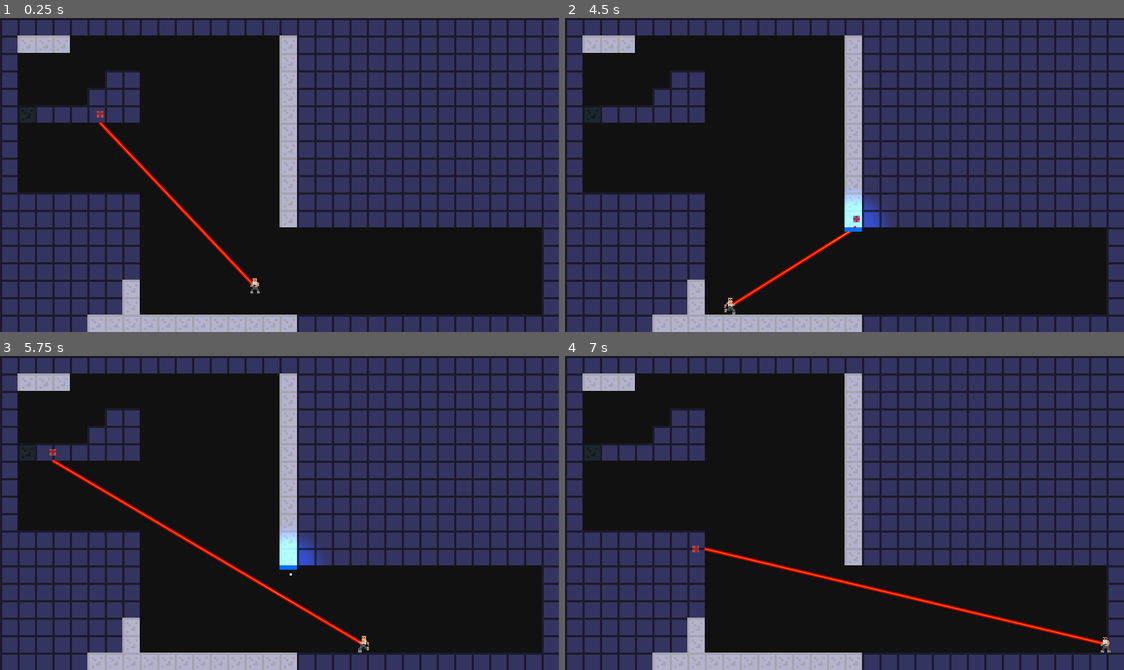
Above: before the commit, frames 1-4 (two rows, left to right).
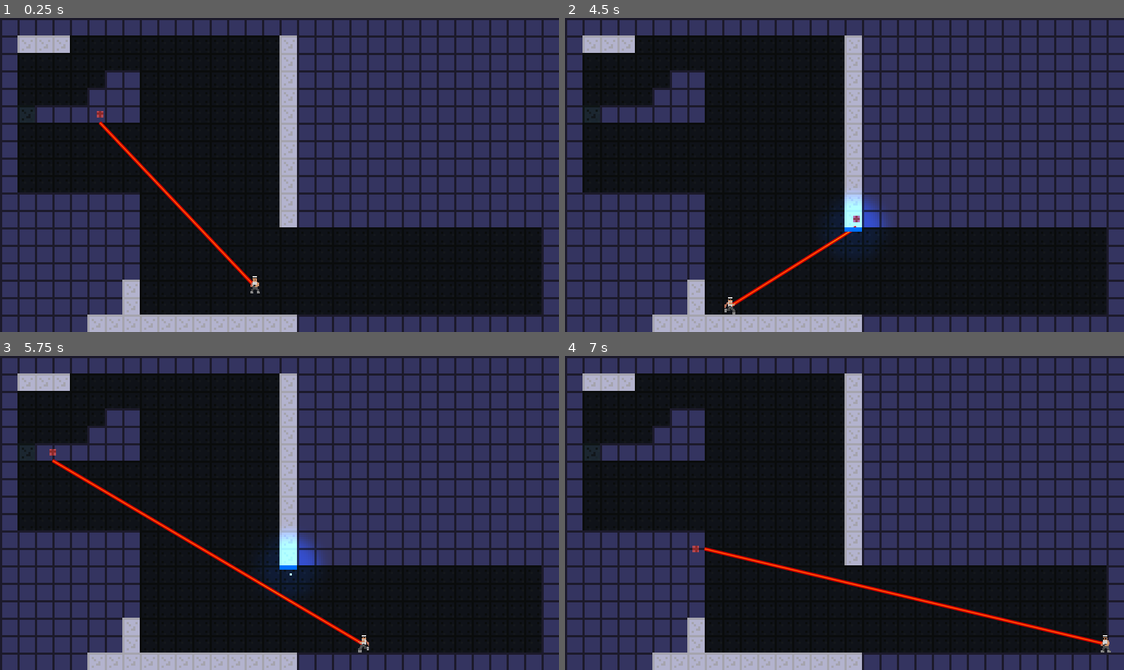
Above: after the commit, the same moments.

Repository: badsadcode/Portal_like_2D
Game: Godot game, scene res://World.tscn
Same seed, same stepped clock (60 frames per second), same inputs: the game is played once before the commit and once after it.
Inputs (mouse positions are in pixels of both pictures, inside the frame that each line leads up to):
- Up to frame 1 (0.25 s): no input
- Up to frame 2 (4.5 s): move the mouse to (816, 237) at 0.52 s; hold D (right) 0.53-2.03 s; click (816, 237) at 0.6 s; tap Space (jump) at 0.77, 1.52, 3.02, 3.77 s; move the mouse to (1012, 222) at 1.27 s; tap Middle mouse button (m_mouse) at 1.35, 3.6 s; move the mouse to (676, 127) at 2.02 s; hold A (left) 2.03-4.28 s; right-click (676, 127) at 2.1 s; move the mouse to (872, 175) at 2.77 s; click (872, 175) at 2.85 s; move the mouse to (760, 96) at 3.52 s; move the mouse to (967, 159) at 4.27 s; hold D (right) from 4.28 s (still down); right-click (967, 159) at 4.35 s
- Up to frame 3 (5.75 s): keep holding D (right); tap Space (jump) at 4.52 s; move the mouse to (167, 528) at 5.02 s; click (167, 528) at 5.1 s
- Up to frame 4 (7 s): keep holding D (right); move the mouse to (900, 443) at 5.77 s; tap Middle mouse button (m_mouse) at 5.85 s; tap Space (jump) at 6.02, 6.77 s; move the mouse to (816, 575) at 6.52 s; right-click (816, 575) at 6.6 s

The runs differ from the first frame. In frame 1, less than 0.1% of the frame differs, in the area x 45-46%, y 82-83%; in frame 2, 0.6%; in frame 3, 0.7%, in the area x 46-66%, y 57-90%; in frame 4, less than 0.1%.

Commit message:
add hat
Added hat for the player with basic color setup. No hat model choosing for now

Diff:
--- a/CharacterCustomization.gd
+++ b/CharacterCustomization.gd
@@ -55,6 +55,7 @@
 	das_model_legs.set_modulate(COLORS[legs_color_index])
 	Playervars.player_torso_color = COLORS[torso_color_index]
 	Playervars.player_legs_color = COLORS[legs_color_index]
+	Playervars.player_hat_color = COLORS[hat_color_index]
 
 
 
--- a/CharacterCustomization.tscn
+++ b/CharacterCustomization.tscn
@@ -1,6 +1,7 @@
-[gd_scene load_steps=4 format=2]
+[gd_scene load_steps=5 format=2]
 
 [ext_resource path="res://assets/player_sprites/char_body.tscn" type="PackedScene" id=1]
+[ext_resource path="res://assets/fonts/label_font.tres" type="DynamicFont" id=2]
 [ext_resource path="res://assets/fonts/THEME_CharacterCustomization.tres" type="Theme" id=3]
 [ext_resource path="res://CharacterCustomization.gd" type="Script" id=4]
 
@@ -23,26 +24,77 @@
 "_edit_use_anchors_": false
 }
 
-[node name="Hat" type="VBoxContainer" parent="VBoxContainer"]
-margin_right = 96.0
-margin_bottom = 38.0
-
-[node name="Label" type="Label" parent="VBoxContainer/Hat"]
-margin_right = 96.0
-margin_bottom = 16.0
-text = "HAT"
-align = 1
-
-[node name="HBoxContainer" type="HBoxContainer" parent="VBoxContainer/Hat"]
-margin_top = 20.0
-margin_right = 96.0
-margin_bottom = 38.0
+[node name="Hat2" type="VBoxContainer" parent="VBoxContainer"]
+margin_right = 96.0
+margin_bottom = 28.0
+custom_constants/separation = -1
+
+[node name="Label" type="Label" parent="VBoxContainer/Hat2"]
+margin_right = 96.0
+margin_bottom = 11.0
+custom_fonts/font = ExtResource( 2 )
+text = "HAT MODEL"
+align = 1
+
+[node name="HBoxContainer" type="HBoxContainer" parent="VBoxContainer/Hat2"]
+margin_top = 10.0
+margin_right = 96.0
+margin_bottom = 28.0
 size_flags_horizontal = 3
 size_flags_vertical = 3
 __meta__ = {
 "_edit_use_anchors_": false
 }
 
+[node name="hat_decrease_button" type="Button" parent="VBoxContainer/Hat2/HBoxContainer"]
+margin_right = 12.0
+margin_bottom = 18.0
+rect_min_size = Vector2( 12, 0 )
+size_flags_horizontal = 0
+size_flags_vertical = 0
+text = "<"
+
+[node name="Button2" type="Button" parent="VBoxContainer/Hat2/HBoxContainer"]
+margin_left = 16.0
+margin_right = 80.0
+margin_bottom = 18.0
+rect_min_size = Vector2( 64, 0 )
+size_flags_horizontal = 0
+size_flags_vertical = 0
+disabled = true
+
+[node name="hat_increase_button" type="Button" parent="VBoxContainer/Hat2/HBoxContainer"]
+margin_left = 84.0
+margin_right = 96.0
+margin_bottom = 18.0
+rect_min_size = Vector2( 12, 0 )
+size_flags_horizontal = 0
+size_flags_vertical = 0
+text = ">"
+
+[node name="Hat" type="VBoxContainer" parent="VBoxContainer"]
+margin_top = 32.0
+margin_right = 96.0
+margin_bottom = 60.0
+custom_constants/separation = -1
+
+[node name="Label" type="Label" parent="VBoxContainer/Hat"]
+margin_right = 96.0
+margin_bottom = 11.0
+custom_fonts/font = ExtResource( 2 )
+text = "HAT"
+align = 1
+
+[node name="HBoxContainer" type="HBoxContainer" parent="VBoxContainer/Hat"]
+margin_top = 10.0
+margin_right = 96.0
+margin_bottom = 28.0
+size_flags_horizontal = 3
+size_flags_vertical = 3
+__meta__ = {
+"_edit_use_anchors_": false
+}
+
 [node name="hat_decrease_button" type="Button" parent="VBoxContainer/Hat/HBoxContainer"]
 margin_right = 12.0
 margin_bottom = 18.0
@@ -64,20 +116,22 @@
 text = ">"
 
 [node name="Torso" type="VBoxContainer" parent="VBoxContainer"]
-margin_top = 42.0
-margin_right = 96.0
-margin_bottom = 80.0
+margin_top = 64.0
+margin_right = 96.0
+margin_bottom = 92.0
+custom_constants/separation = -1
 
 [node name="Label" type="Label" parent="VBoxContainer/Torso"]
 margin_right = 96.0
-margin_bottom = 16.0
+margin_bottom = 11.0
+custom_fonts/font = ExtResource( 2 )
 text = "TORSO"
 align = 1
 
 [node name="HBoxContainer" type="HBoxContainer" parent="VBoxContainer/Torso"]
-margin_top = 20.0
-margin_right = 96.0
-margin_bottom = 38.0
+margin_top = 10.0
+margin_right = 96.0
+margin_bottom = 28.0
 __meta__ = {
 "_edit_use_anchors_": false
 }
@@ -103,20 +157,22 @@
 text = ">"
 
 [node name="Pants" type="VBoxContainer" parent="VBoxContainer"]
-margin_top = 84.0
-margin_right = 96.0
-margin_bottom = 122.0
+margin_top = 96.0
+margin_right = 96.0
+margin_bottom = 124.0
+custom_constants/separation = -1
 
 [node name="Label" type="Label" parent="VBoxContainer/Pants"]
 margin_right = 96.0
-margin_bottom = 16.0
+margin_bottom = 11.0
+custom_fonts/font = ExtResource( 2 )
 text = "PANTS"
 align = 1
 
 [node name="HBoxContainer" type="HBoxContainer" parent="VBoxContainer/Pants"]
-margin_top = 20.0
-margin_right = 96.0
-margin_bottom = 38.0
+margin_top = 10.0
+margin_right = 96.0
+margin_bottom = 28.0
 __meta__ = {
 "_edit_use_anchors_": false
 }
@@ -146,6 +202,8 @@
 rotation = -3.14159
 scale = Vector2( 5, -5 )
 
+[connection signal="pressed" from="VBoxContainer/Hat2/HBoxContainer/hat_decrease_button" to="." method="_on_hat_decrease_button_pressed"]
+[connection signal="pressed" from="VBoxContainer/Hat2/HBoxContainer/hat_increase_button" to="." method="_on_hat_increase_button_pressed"]
 [connection signal="pressed" from="VBoxContainer/Hat/HBoxContainer/hat_decrease_button" to="." method="_on_hat_decrease_button_pressed"]
 [connection signal="pressed" from="VBoxContainer/Hat/HBoxContainer/hat_increase_button" to="." method="_on_hat_increase_button_pressed"]
 [connection signal="pressed" from="VBoxContainer/Torso/HBoxContainer/torso_decrease_button" to="." method="_on_torso_decrease_button_pressed"]
--- a/CustomizablePlayer.gd
+++ b/CustomizablePlayer.gd
@@ -30,6 +30,7 @@
 onready var body_head = $"Body/Head"
 onready var body_legs = $"Body/Legs"
 onready var body_arms = $"Body/Arms"
+onready var hat = $"Body/Hat"
 
 # let's not search for the raycast in _process(), for the same reason
 onready var raycast = $"RayCast2D"
@@ -42,17 +43,18 @@
 	set_colors()
 
 func set_sprite_direction():
-# TM 20210725 - optimized conditional statement
-	body_head.flip_h = position.x > get_viewport().get_mouse_position().x
-	body_torso.flip_h = position.x > get_viewport().get_mouse_position().x
-	body_arms.flip_h = position.x > get_viewport().get_mouse_position().x
-	body_legs.flip_h = position.x > get_viewport().get_mouse_position().x
+	if self.position.x < get_viewport().get_mouse_position().x:
+		$Body.scale.x  = 1
+	else:
+		$Body.scale.x  = -1
+#
 
 func set_colors():
 	body_torso.set_modulate(Playervars.player_torso_color)
 	body_head.set_modulate(Playervars.player_skin_color)
 	body_arms.set_modulate(Playervars.player_skin_color)
 	body_legs.set_modulate(Playervars.player_legs_color)
+	hat.set_modulate(Playervars.player_hat_color)
 
 func _process(delta):
 	set_colors()
--- a/CustomizablePlayer.tscn
+++ b/CustomizablePlayer.tscn
@@ -1,10 +1,11 @@
-[gd_scene load_steps=31 format=2]
+[gd_scene load_steps=32 format=2]
 
 [ext_resource path="res://assets/player_sprites/torso_animation.png" type="Texture" id=1]
 [ext_resource path="res://assets/player_sprites/legs_animation.png" type="Texture" id=2]
 [ext_resource path="res://assets/player_sprites/head_animation.png" type="Texture" id=3]
 [ext_resource path="res://assets/player_sprites/hands_animation.png" type="Texture" id=4]
 [ext_resource path="res://CustomizablePlayer.gd" type="Script" id=5]
+[ext_resource path="res://assets/player_sprites/hat_fedora.png" type="Texture" id=6]
 
 [sub_resource type="RectangleShape2D" id=1]
 extents = Vector2( 2, 3.5 )
@@ -174,6 +175,11 @@
 animation = "stand"
 playing = true
 
+[node name="Hat" type="Sprite" parent="Body"]
+position = Vector2( -0.503938, -3.64488 )
+scale = Vector2( 0.5, 0.5 )
+texture = ExtResource( 6 )
+
 [node name="RayCast2D" type="RayCast2D" parent="."]
 enabled = true
 
--- a/World.tscn
+++ b/World.tscn
@@ -6,6 +6,7 @@
 [ext_resource path="res://CharacterCustomization.tscn" type="PackedScene" id=4]
 [ext_resource path="res://World.gd" type="Script" id=5]
 [ext_resource path="res://CustomizablePlayer.tscn" type="PackedScene" id=6]
+[ext_resource path="res://assets/backgrounds/panel_tile.png" type="Texture" id=7]
 
 [sub_resource type="ConvexPolygonShape2D" id=1]
 points = PoolVector2Array( 0, 0, 8, 0, 8, 8, 0, 8 )
@@ -664,6 +665,16 @@
 [node name="World" type="Node2D"]
 script = ExtResource( 5 )
 
+[node name="TextureRect" type="TextureRect" parent="."]
+modulate = Color( 0.278431, 0.278431, 0.278431, 1 )
+margin_right = 256.0
+margin_bottom = 144.0
+texture = ExtResource( 7 )
+stretch_mode = 2
+__meta__ = {
+"_edit_use_anchors_": false
+}
+
 [node name="TileMap" type="TileMap" parent="."]
 tile_set = SubResource( 10 )
 cell_size = Vector2( 8, 8 )
--- /dev/null
+++ b/assets/fonts/label_font.tres
@@ -0,0 +1,7 @@
+[gd_resource type="DynamicFont" load_steps=2 format=2]
+
+[ext_resource path="res://assets/RUNESCAPE_UF.TTF" type="DynamicFontData" id=1]
+
+[resource]
+size = 10
+font_data = ExtResource( 1 )
--- a/playervars.gd
+++ b/playervars.gd
@@ -4,3 +4,4 @@
 var player_torso_color = Color(1.0, 1.0, 1.0, 1.0)
 var player_legs_color = Color(1.0, 1.0, 1.0, 1.0)
 var player_skin_color = Color(1.0, 1.0, 1.0, 1.0)
+var player_hat_color = Color(1.0, 1.0, 1.0, 1.0)
Not shown: 1 places in World.tscn that only renumber resources
Binary file added: assets/backgrounds/panel_tile.png
Binary file added: assets/player_sprites/hat_fedora.png
